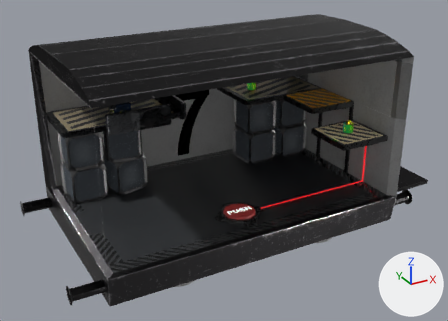
A saved change to the OBJ model res/models/Levels/7/level7.obj.
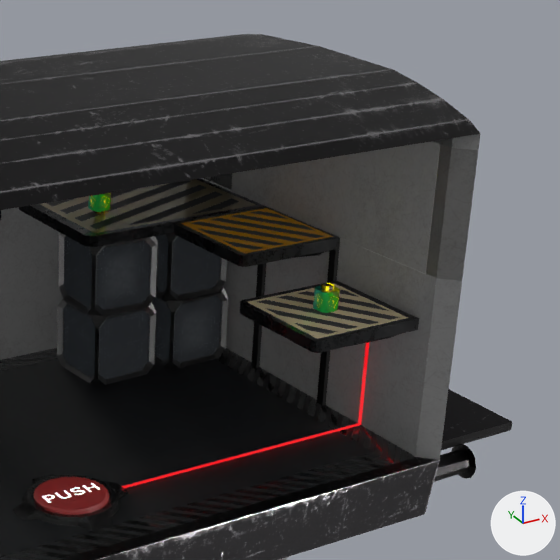
Each version appears first whole from a 50 mm camera at (76.42, -18.57, 10.56) aimed at (86.54, -0.17, 1.36), and next in a close-up on the part from 47% to 100% of the width and 0% to 74% of the height. Every picture has the same lights, and +X, +Y and +Z are marked at lower right. Where no turn or scale is listed for an object, it has been applied to the vertices. Vertices at the same position are counted once.

Objects in the first close-up: 'C_06_preasure_plate_decoration_1', 'F_floor_4.001', 'M_04_moving_platform_4', 'P_Battery_60.002', 'R_roof_1.013', 'S_corner_platform_1.017', 'S_corner_platform_1.018', 'W_back_wall_1.013', 'W_right_wall_down_1.013', 'W_right_wall_left_1.013', 'W_right_wall_right_1.014', 'X_Przejscie3.001', 'Y_decoBox1_1.005'.
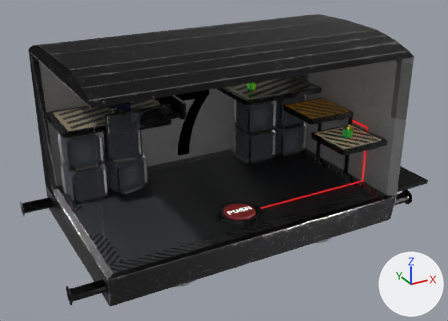
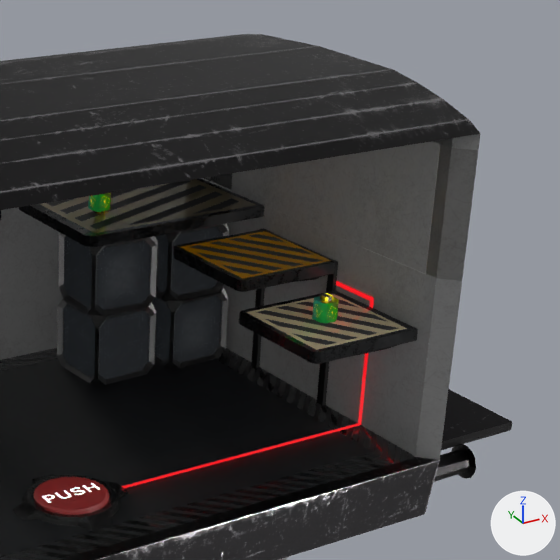
Pixel boxes (x1, y1, x2, y2) of what changed, in the close-ups (560 x 560 px):
'M_04_moving_platform_4', mesh moved
    before: (174, 206, 340, 267)
    after: (173, 230, 335, 292)
'S_corner_platform_1.018', mesh moved
    before: (240, 280, 419, 353)
    after: (239, 290, 418, 364)
'P_Battery_60.002', mesh moved
    before: (313, 283, 340, 313)
    after: (312, 293, 339, 323)

What the commit changed:
me_m_04_moving_platform_4 has 54 vertices, 49 faces and spans x 89.74..91.77, y -1.11..0.89, z 2.62..3.1.
me_m_04_moving_platform_4 is used by ob_m_04_moving_platform_4; location (0.0, 0.0, 0.0).
me_m_04_moving_platform_4 part 1: the whole mesh is moved by (0.0, 0.0, -0.42).
me_p_battery_60_002 has 144 vertices, 76 faces and spans x 90.542..90.873, y -2.207..-1.875, z 2.292..2.757.
me_p_battery_60_002 is used by ob_p_battery_60_002; location (0.0, 0.0, 0.0).
me_p_battery_60_002 part 2: the whole mesh is moved by (0.0, 0.0, -0.177).
me_s_corner_platform_1_018 has 54 vertices, 49 faces and spans x 89.69..91.7, y -3.08..-1.11, z 1.88..2.36.
me_s_corner_platform_1_018 is used by ob_s_corner_platform_1_018; location (0.0, 0.0, 0.0).
me_s_corner_platform_1_018 part 3: the whole mesh is moved by (0.0, 0.0, -0.18).
